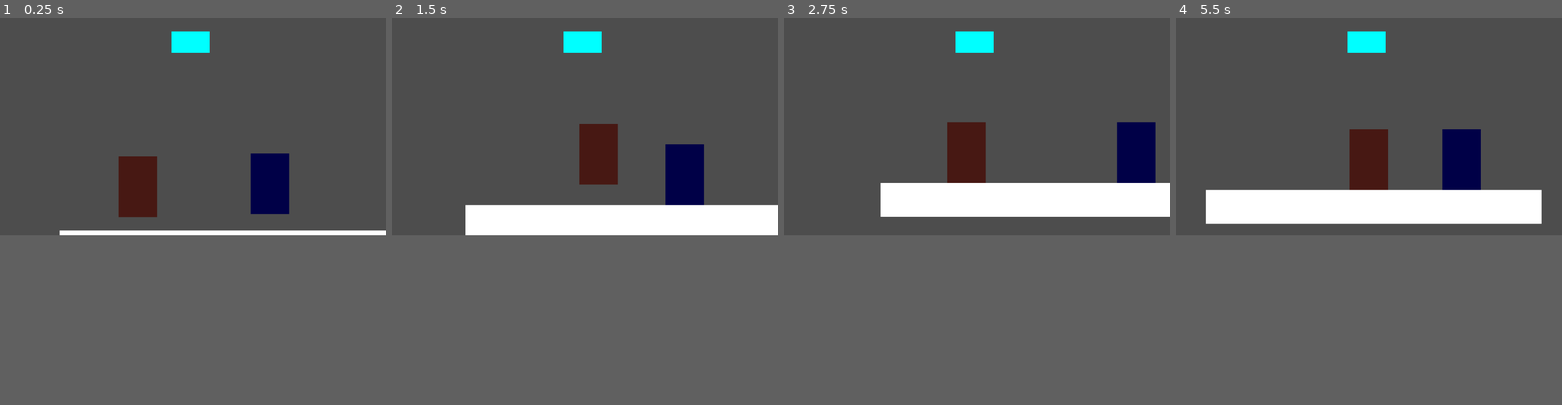
Above: before the commit, frames 1-4 (left to right).
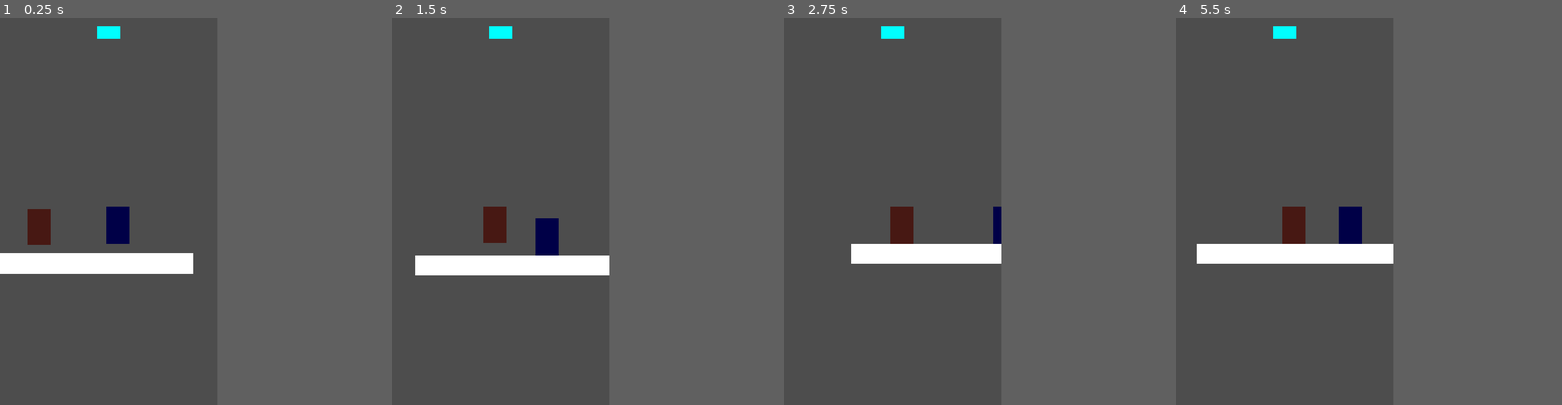
Above: after the commit, the same moments.

Repository: nicky-nix/the-pieces-of-us--together
Game: Godot game, scene res://nodes/maptest.tscn
Same seed, same stepped clock (60 frames per second), same inputs: the game is played once before the commit and once after it.
Inputs:
- Up to frame 1 (0.25 s): no input
- Up to frame 2 (1.5 s): hold F (switch) 0.53-1.28 s; hold D (right) from 0.53 s (still down); tap Space (jump) at 0.77 s; tap F (switch) at 1.35 s
- Up to frame 3 (2.75 s): tap Space (jump) at 1.52 s; release D (right) at 2.03 s; hold A (left) from 2.03 s (still down); hold F (switch) from 2.03 s (still down)
- Up to frame 4 (5.5 s): release A (left) at 2.78 s; release F (switch) at 2.78 s; hold D (right) 2.78-4.28 s; tap F (switch) at 2.85, 4.35 s; tap Space (jump) at 3.02, 3.77, 4.52 s; hold F (switch) 3.53-4.28 s; hold A (left) 4.28-5.03 s; hold D (right) from 5.03 s (still down); hold F (switch) from 5.03 s (still down)
In our replay, the window is 799x449 before the commit and 450x800 after it. These sizes can differ from the game's own. Grey fills any space a smaller window leaves; there, only what the larger window draws over its background counts as a difference.

The runs differ from the first frame. In frame 1, 8.6% of the frame differs, in the area x 0-100%, y 2-67%; in frame 2, 13%; in frame 3, 13%; in frame 4, 15%, in the area x 5-95%, y 2-64%.

Commit message:
Changed Resolution to Phone

Diff:
--- a/nodes/maptest.tscn
+++ b/nodes/maptest.tscn
@@ -13,11 +13,6 @@
 player1 = NodePath("player")
 player2 = NodePath("player2")
 camera_offset = Vector2(0, -150)
-
-[node name="GameCamera" type="Camera2D" parent="." unique_id=428152815]
-limit_enabled = false
-position_smoothing_enabled = true
-rotation_smoothing_enabled = true
 
 [node name="player" parent="." unique_id=1001411109 instance=ExtResource("1_7figs")]
 modulate = Color(0, 0, 1, 1)
@@ -35,7 +30,9 @@
 
 [node name="TouchScreenButton" type="TouchScreenButton" parent="UI" unique_id=1974875153]
 modulate = Color(0, 1, 1, 1)
-position = Vector2(512, 40)
+position = Vector2(483, 40)
 scale = Vector2(114.286, 64)
 texture_normal = SubResource("CanvasTexture_7figs")
 texture_pressed = SubResource("CanvasTexture_wmun6")
+
+[node name="GameCamera" type="Camera2D" parent="." unique_id=2072701167]
--- a/project.godot
+++ b/project.godot
@@ -18,6 +18,12 @@
 [autoload]
 
 GameManager="*uid://drjlqg7kprfpr"
+
+[display]
+
+window/size/viewport_width=1080
+window/size/viewport_height=1920
+window/stretch/mode="canvas_items"
 
 [input]
 
